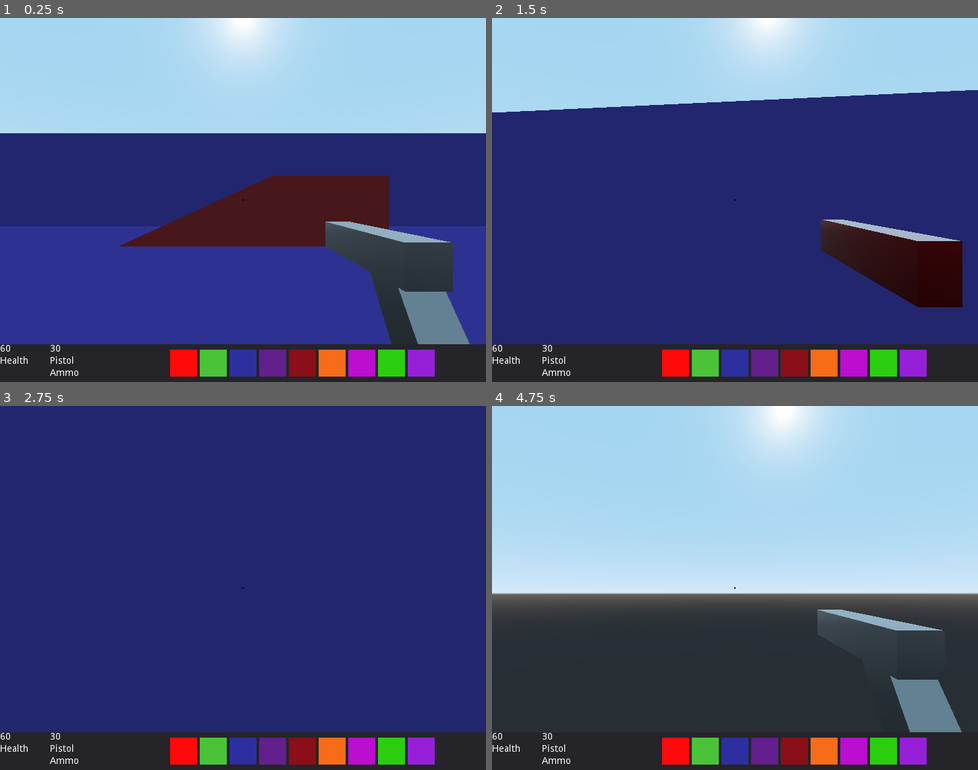
Above: before the commit, frames 1-4 (two rows, left to right).
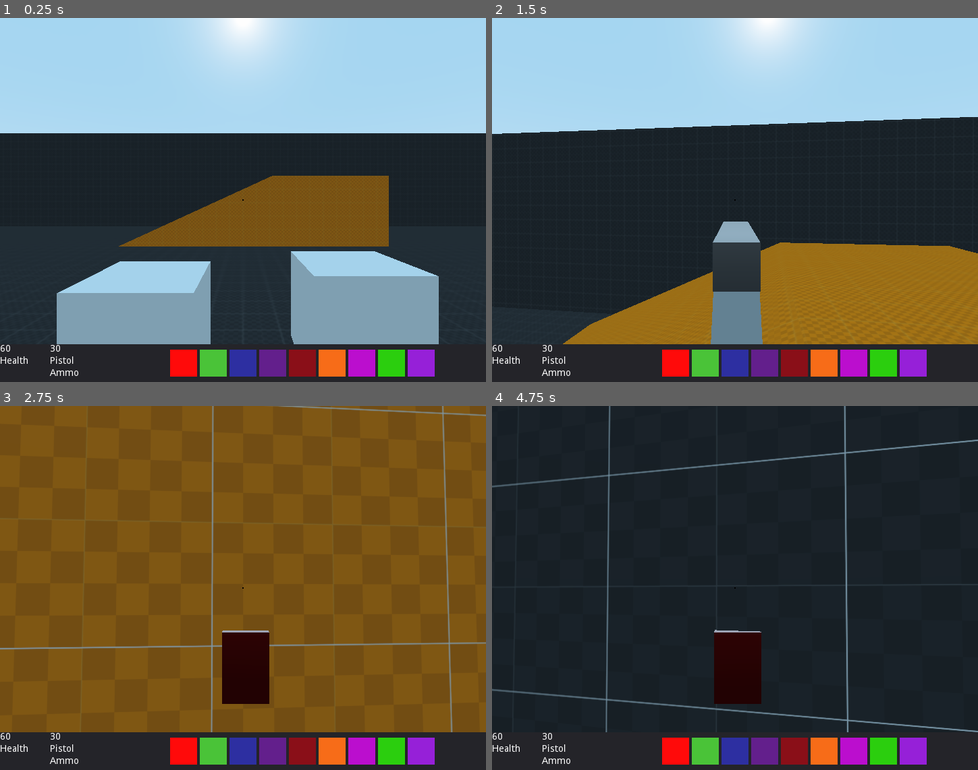
Above: after the commit, the same moments.

Repository: tipx2/RetroFPS
Game: Godot game, scene res://scenes/true_parent/true_parent.tscn
Same seed, same stepped clock (60 frames per second), same inputs: the game is played once before the commit and once after it.
Inputs (mouse positions are in pixels of both pictures, inside the frame that each line leads up to):
- Up to frame 1 (0.25 s): no input
- Up to frame 2 (1.5 s): tap Enter at 0.5 s; move the mouse to (764, 200) at 0.52 s; press the mouse at (764, 200) at 0.53 s; hold W (move_forward) from 0.53 s (still down); tap Space (jump) at 0.77 s; tap 2 (swap_to_pistol, bound only after the commit) at 0.8, 1.35 s; move the mouse to (710, 200) at 1.27 s; release the mouse at (710, 200) at 1.28 s
- Up to frame 3 (2.75 s): keep holding W (move_forward); tap Space (jump) at 1.52 s; tap 1 (swap_to_pistol, bound only before the commit) at 1.55, 2.1 s; move the mouse to (252, 580) at 2.02 s; tap 3 (swap_to_shotgun, bound only after the commit) at 2.3 s
- Up to frame 4 (4.75 s): keep holding W (move_forward); move the mouse to (730, 595) at 2.77 s; tap 3 (swap_to_shotgun, bound only after the commit) at 2.85 s; tap Space (jump) at 3.02, 3.77, 4.52 s; tap 0 at 3.05, 3.6 s; move the mouse to (769, 591) at 3.52 s; tap 4 at 3.8, 4.35 s; move the mouse to (696, 584) at 4.27 s; tap 5 at 4.55 s

The runs differ from the first frame. In frame 1, 57% of the frame differs, in the area x 0-100%, y 31-90%; in frame 2, 67%; in frame 3, 90%, in the area x 0-100%, y 0-90%; in frame 4, 64%.

Commit message:
added dummies, fists, enemies

Diff:
--- /dev/null
+++ b/assets/temp_assets/dark_grid.tres
@@ -0,0 +1,7 @@
+[gd_resource type="SpatialMaterial" load_steps=2 format=2]
+
+[ext_resource path="res://assets/temp_assets/dark_grid.png" type="Texture" id=1]
+
+[resource]
+albedo_texture = ExtResource( 1 )
+uv1_triplanar = true
--- /dev/null
+++ b/assets/temp_assets/orange_grid.tres
@@ -0,0 +1,7 @@
+[gd_resource type="SpatialMaterial" load_steps=2 format=2]
+
+[ext_resource path="res://assets/temp_assets/orange_grid.png" type="Texture" id=1]
+
+[resource]
+albedo_texture = ExtResource( 1 )
+uv1_triplanar = true
--- a/project.godot
+++ b/project.godot
@@ -8,9 +8,14 @@
 
 config_version=4
 
-_global_script_classes=[  ]
+_global_script_classes=[ {
+"base": "Node",
+"class": "CheatCodeDetector",
+"language": "GDScript",
+"path": "res://scenes/true_parent/cheat_code_detector.gd"
+} ]
 _global_script_class_icons={
-
+"CheatCodeDetector": ""
 }
 
 [application]
@@ -65,14 +70,19 @@
 "events": [ Object(InputEventMouseButton,"resource_local_to_scene":false,"resource_name":"","device":0,"alt":false,"shi …(212 unchanged characters)…
  ]
 }
-swap_to_pistol={
+swap_to_fists={
 "deadzone": 0.5,
 "events": [ Object(InputEventKey,"resource_local_to_scene":false,"resource_name":"","device":0,"alt":false,"shift":false,"control":false,"meta":false,"command":false,"pressed":false,"scancode":49,"unicode":0,"echo":false,"script":null)
  ]
 }
+swap_to_pistol={
+"deadzone": 0.5,
+"events": [ Object(InputEventKey,"resource_local_to_scene":false,"resource_name":"","device":0,"alt":false,"shift":false,"control":false,"meta":false,"command":false,"pressed":false,"scancode":50,"unicode":0,"echo":false,"script":null)
+ ]
+}
 swap_to_shotgun={
 "deadzone": 0.5,
-"events": [ Object(InputEventKey,"resource_local_to_scene":false,"resource_name":"","device":0,"alt":false,"shift":false,"control":false,"meta":false,"command":false,"pressed":false,"scancode":50,"unicode":0,"echo":false,"script":null)
+"events": [ Object(InputEventKey,"resource_local_to_scene":false,"resource_name":"","device":0,"alt":false,"shift":false,"control":false,"meta":false,"command":false,"pressed":false,"scancode":51,"unicode":0,"echo":false,"script":null)
  ]
 }
 
--- /dev/null
+++ b/scenes/enemies/dummy/dummy.gd
@@ -0,0 +1,15 @@
+extends KinematicBody
+
+onready var mesh_instance = get_node("MeshInstance")
+onready var animation_player = get_node("AnimationPlayer")
+
+var health = 100
+
+func damage(amount):
+	animation_player.play("damage")
+	health -= amount
+	if health <= 0:
+		die()
+
+func die():
+	queue_free()
--- /dev/null
+++ b/scenes/enemies/dummy/dummy.tscn
@@ -0,0 +1,45 @@
+[gd_scene load_steps=6 format=2]
+
+[ext_resource path="res://scenes/enemies/dummy/dummy.gd" type="Script" id=2]
+
+[sub_resource type="CapsuleShape" id=1]
+height = 2.0
+
+[sub_resource type="CapsuleMesh" id=2]
+mid_height = 2.0
+
+[sub_resource type="SpatialMaterial" id=3]
+albedo_color = Color( 0.901961, 0.00784314, 0.00784314, 1 )
+
+[sub_resource type="Animation" id=4]
+length = 0.1
+step = 0.01
+tracks/0/type = "value"
+tracks/0/path = NodePath("MeshInstance:rotation_degrees")
+tracks/0/interp = 1
+tracks/0/loop_wrap = true
+tracks/0/imported = false
+tracks/0/enabled = true
+tracks/0/keys = {
+"times": PoolRealArray( 0, 0.02, 0.1 ),
+"transitions": PoolRealArray( 1, 1, 1 ),
+"update": 0,
+"values": [ Vector3( 90, 0, 0 ), Vector3( 450, 0, 0 ), Vector3( 90, 0, 0 ) ]
+}
+
+[node name="KinematicBody" type="KinematicBody" groups=[
+"enemies",
+]]
+script = ExtResource( 2 )
+
+[node name="CollisionShape" type="CollisionShape" parent="."]
+transform = Transform( 1, 0, 0, 0, -1.62921e-07, -1, 0, 1, -1.62921e-07, 0, 0, 0 )
+shape = SubResource( 1 )
+
+[node name="MeshInstance" type="MeshInstance" parent="."]
+transform = Transform( 1, 0, 0, 0, -4.37114e-08, -1, 0, 1, -4.37114e-08, 0, 0, 0 )
+mesh = SubResource( 2 )
+material/0 = SubResource( 3 )
+
+[node name="AnimationPlayer" type="AnimationPlayer" parent="."]
+anims/damage = SubResource( 4 )
--- a/scenes/player/player.gd
+++ b/scenes/player/player.gd
@@ -18,7 +18,7 @@
 
 # movement
 var direction = Vector3()
-var speed = 30
+var speed = 20
 
 # gravity and jumping
 var gravity_force = 2
@@ -67,10 +67,12 @@
 	direction += -transform.basis.z * (Input.get_action_strength("move_forward") - Input.get_action_strength("move_backward"))
 
 	# weapon switching
+	if Input.is_action_just_pressed("swap_to_fists"):
+		switch_to_weapon(0)
 	if Input.is_action_just_pressed("swap_to_pistol"):
-		switch_to_weapon(0)
+		switch_to_weapon(1)
 	if Input.is_action_just_pressed("swap_to_shotgun"):
-		switch_to_weapon(1)
+		switch_to_weapon(2)
 
 	# shooting
 	for w in weapons:
--- a/scenes/player/player.tscn
+++ b/scenes/player/player.tscn
@@ -1,9 +1,10 @@
-[gd_scene load_steps=7 format=2]
+[gd_scene load_steps=8 format=2]
 
 [ext_resource path="res://scenes/player/player.gd" type="Script" id=1]
 [ext_resource path="res://scenes/weapons/pistol/pistol.tscn" type="PackedScene" id=2]
 [ext_resource path="res://scenes/weapons/shotgun/shotgun.tscn" type="PackedScene" id=3]
 [ext_resource path="res://scenes/UI/gameplay_UI/gameplay_UI.tscn" type="PackedScene" id=4]
+[ext_resource path="res://scenes/weapons/fists/fists.tscn" type="PackedScene" id=5]
 
 [sub_resource type="CapsuleShape" id=1]
 height = 2.0
@@ -28,10 +29,16 @@
 near = 0.01
 far = 8192.0
 
+[node name="fists" parent="head" groups=[
+"weapons",
+] instance=ExtResource( 5 )]
+transform = Transform( 1, 0, 0, 0, 1, 0, 0, 0, 1, -0.43036, 0.909, -1.181 )
+
 [node name="pistol" parent="head" groups=[
 "weapons",
 ] instance=ExtResource( 2 )]
 transform = Transform( -4.37114e-08, 0, 1, 0, 1, 0, -1, 0, -4.37114e-08, 0.861, 1.189, -1.832 )
+visible = false
 
 [node name="shotgun" parent="head" groups=[
 "weapons",
--- a/scenes/proto_world/proto_world.tscn
+++ b/scenes/proto_world/proto_world.tscn
@@ -1,10 +1,7 @@
 [gd_scene load_steps=3 format=2]
 
-[sub_resource type="SpatialMaterial" id=2]
-albedo_color = Color( 0.278431, 0.227451, 0.619608, 1 )
-
-[sub_resource type="SpatialMaterial" id=1]
-albedo_color = Color( 0.572549, 0.0980392, 0.0980392, 1 )
+[ext_resource path="res://assets/temp_assets/dark_grid.tres" type="Material" id=1]
+[ext_resource path="res://assets/temp_assets/orange_grid.tres" type="Material" id=2]
 
 [node name="proto" type="Spatial"]
 
@@ -16,6 +13,7 @@
 width = 72.7713
 height = 21.6156
 depth = 72.0803
+material = ExtResource( 1 )
 
 [node name="CSGBox2" type="CSGBox" parent="CSGCombiner"]
 transform = Transform( 1, 0, 0, 0, 1, 0, 0, 0, 1, 0, 10.3411, 0 )
@@ -23,12 +21,29 @@
 width = 69.5909
 height = 21.2907
 depth = 69.5202
-material = SubResource( 2 )
+material = ExtResource( 1 )
 
 [node name="CSGPolygon" type="CSGPolygon" parent="CSGCombiner"]
 transform = Transform( 2.177, 0, 0, 0, 1, 0, 0, 0, 13.8, 0, -0.997583, -19.457 )
 polygon = PoolVector2Array( -5, 0, 1, 6, 5, 6, 5, 0 )
-material = SubResource( 1 )
+material = ExtResource( 2 )
 
 [node name="playerPosition" type="Position3D" parent="."]
 transform = Transform( 1, 0, 0, 0, 1, 0, 0, 0, 1, 0, 1.79083, 0 )
+
+[node name="enemies" type="Spatial" parent="."]
+
+[node name="dummyPosition" type="Position3D" parent="enemies" groups=[
+"dummy_pos",
+]]
+transform = Transform( 1, 0, 0, 0, 1, 0, 0, 0, 1, -15.7941, 3.07338, 0 )
+
+[node name="dummyPosition2" type="Position3D" parent="enemies" groups=[
+"dummy_pos",
+]]
+transform = Transform( 1, 0, 0, 0, 1, 0, 0, 0, 1, -3.49869, 3.07338, 17.6615 )
+
+[node name="dummyPosition3" type="Position3D" parent="enemies" groups=[
+"dummy_pos",
+]]
+transform = Transform( 1, 0, 0, 0, 1, 0, 0, 0, 1, 19.1912, 3.07338, -5.25684 )
--- /dev/null
+++ b/scenes/true_parent/cheat_code_detector.gd
@@ -0,0 +1,62 @@
+class_name CheatCodeDetector
+extends Node
+"""
+Detects when the player enters cheat codes.
+When the player types a key, this class checks whether the user finished typing a cheat code. If a cheat code was
+typed, this class emits a signal which can be used to activate the cheat code. Any gameplay effects and sound effects
+are the responsibility of the class receiving the signal.
+"""
+
+# Signal emitted when a cheat is entered.
+signal cheat_detected
+
+# The maximum length of cheat codes. Entered keys are stored in a buffer, and we don't want the buffer to grow to a
+# ridiculous size.
+const MAX_LENGTH := 32
+
+# Dictionary of key scancodes used in cheat codes, and their alphanumeric representation.
+const CODE_KEYS := {
+	KEY_SPACE:" ", KEY_APOSTROPHE:"'", KEY_COMMA:",", KEY_MINUS:"-", KEY_PERIOD:".", KEY_SLASH:"/",
+	KEY_0:"0", KEY_1:"1", KEY_2:"2", KEY_3:"3", KEY_4:"4", KEY_5:"5", KEY_6:"6", KEY_7:"7", KEY_8:"8", KEY_9:"9",
+	KEY_SEMICOLON:";", KEY_EQUAL:"=",
+
+	KEY_A:"a", KEY_B:"b", KEY_C:"c", KEY_D:"d", KEY_E:"e", KEY_F:"f", KEY_G:"g", KEY_H:"h", KEY_I:"i",
+	KEY_J:"j", KEY_K:"k", KEY_L:"l", KEY_M:"m", KEY_N:"n", KEY_O:"o", KEY_P:"p", KEY_Q:"q", KEY_R:"r",
+	KEY_S:"s", KEY_T:"t", KEY_U:"u", KEY_V:"v", KEY_W:"w", KEY_X:"x", KEY_Y:"y", KEY_Z:"z",
+
+	KEY_BRACELEFT:"[", KEY_BACKSLASH:"\\", KEY_BRACERIGHT:"]", KEY_QUOTELEFT:"`"
+}
+
+# List of cheat codes. Cheat codes should be lower-case, and should not be contained within one another or the shorter
+# cheat code will take precedence.
+export (Array, String) var codes := ["waring"]
+
+# Buffer of key strings which were previously pressed.
+var _previous_keypresses: String = ""
+
+"""
+Processes an input event, delegating to the appropriate 'key_pressed', 'key_just_pressed', 'key_released',
+'key_just_released' functions.
+"""
+func _input(event: InputEvent) -> void:
+	if event is InputEventKey and event.scancode in CODE_KEYS:
+		var key_string: String = CODE_KEYS[event.scancode]
+		if event.pressed and not event.is_echo():
+			_key_just_pressed(key_string)
+
+
+"""
+Called for the first frame when a key is pressed.
+
+Parameters:
+	'key_string': An single-character alphanumeric representation of the pressed key
+"""
+func _key_just_pressed(key_string: String) -> void:
+	_previous_keypresses += key_string
+	# remove the oldest keypresses so the buffer doesn't grow infinitely
+	_previous_keypresses = _previous_keypresses.right(_previous_keypresses.length() - MAX_LENGTH)
+	for code in codes:
+		if code == _previous_keypresses.right(_previous_keypresses.length() - code.length()):
+			# Clear the keypress buffer, otherwise a keypress could count towards two different cheats
+			_previous_keypresses = ""
+			emit_signal("cheat_detected", code)
--- a/scenes/true_parent/true_parent.gd
+++ b/scenes/true_parent/true_parent.gd
@@ -2,6 +2,7 @@
 
 var player = load("res://scenes/player/player.tscn")
 var proto_world = load("res://scenes/proto_world/proto_world.tscn")
+var dummy = load("res://scenes/enemies/dummy/dummy.tscn")
 
 func _ready():
 	var player_instance = player.instance()
@@ -9,3 +10,10 @@
 	instance_world.add_child(player_instance)
 	add_child(instance_world)
 	get_node("proto").get_node("player").global_transform.origin = get_node("proto").get_node("playerPosition").global_transform.origin
+	for dummypos in get_tree().get_nodes_in_group("dummy_pos"):
+		create_dummy(dummypos.global_transform)
+
+func create_dummy(pos):
+	var dummy_instance = dummy.instance()
+	dummy_instance.set_global_transform(pos)
+	add_child(dummy_instance)
--- a/scenes/true_parent/true_parent.tscn
+++ b/scenes/true_parent/true_parent.tscn
@@ -1,8 +1,12 @@
-[gd_scene load_steps=2 format=2]
+[gd_scene load_steps=3 format=2]
 
 [ext_resource path="res://scenes/true_parent/true_parent.gd" type="Script" id=1]
+[ext_resource path="res://scenes/true_parent/cheat_code_detector.gd" type="Script" id=2]
 
 [node name="Node" type="Node"]
 script = ExtResource( 1 )
 
 [node name="menuSoundtrack" type="AudioStreamPlayer" parent="."]
+
+[node name="cheat_code_detector" type="Node" parent="."]
+script = ExtResource( 2 )
--- a/scenes/weapon_projectiles/pistol_projectile/pistol_projectile.gd
+++ b/scenes/weapon_projectiles/pistol_projectile/pistol_projectile.gd
@@ -13,6 +13,8 @@
 func _physics_process(delta):
 	collision_info = move_and_collide(direction.normalized() * proj_speed)
 	if collision_info:
+		if collision_info.collider.is_in_group("enemies"):
+			collision_info.collider.damage(34)
 		queue_free()
 
 func _on_death_timer_timeout():
--- a/scenes/weapon_projectiles/shotgun_projectile/shotgun_projectile.gd
+++ b/scenes/weapon_projectiles/shotgun_projectile/shotgun_projectile.gd
@@ -17,6 +17,8 @@
 func _physics_process(delta):
 	collision_info = move_and_collide(direction.normalized() * proj_speed)
 	if collision_info:
+		if collision_info.collider.is_in_group("enemies"):
+			collision_info.collider.damage(10)
 		queue_free()
 
 func _on_death_timer_timeout():
--- a/scenes/weapon_projectiles/shotgun_projectile/shotgun_projectile.tscn
+++ b/scenes/weapon_projectiles/shotgun_projectile/shotgun_projectile.tscn
@@ -23,11 +23,10 @@
 
 [node name="MeshInstance" type="MeshInstance" parent="."]
 mesh = SubResource( 1 )
-material/0 = SubResource( 3 )
+material/0 = SubResource( 2 )
 
 [node name="CollisionShape" type="CollisionShape" parent="."]
-shape = SubResource( 2 )
-disabled = true
+shape = SubResource( 3 )
 
 [node name="death_timer" type="Timer" parent="."]
 wait_time = 5.0
--- /dev/null
+++ b/scenes/weapons/fists/fists.gd
@@ -0,0 +1,17 @@
+extends Spatial
+
+onready var animation_player = get_node("AnimationPlayer")
+onready var hitbox = get_node("hitbox")
+
+var fist = "right"
+
+func shoot():
+	if Input.is_action_pressed("shoot") and !animation_player.is_playing():
+		animation_player.play(fist + "_hook")
+		for body in hitbox.get_overlapping_bodies():
+			if body.is_in_group("enemies"):
+				body.damage(20)
+		if fist == "right":
+			fist = "left"
+		else:
+			fist = "right"
--- /dev/null
+++ b/scenes/weapons/fists/fists.tscn
@@ -0,0 +1,67 @@
+[gd_scene load_steps=6 format=2]
+
+[ext_resource path="res://scenes/weapons/fists/fists.gd" type="Script" id=1]
+
+[sub_resource type="CubeMesh" id=1]
+size = Vector3( 0.5, 0.5, 0.5 )
+
+[sub_resource type="BoxShape" id=2]
+extents = Vector3( 1.5536, 1.24069, 3.24637 )
+
+[sub_resource type="Animation" id=3]
+resource_name = "left_hook"
+length = 0.5
+step = 0.01
+tracks/0/type = "value"
+tracks/0/path = NodePath("left_fist:translation")
+tracks/0/interp = 1
+tracks/0/loop_wrap = true
+tracks/0/imported = false
+tracks/0/enabled = true
+tracks/0/keys = {
+"times": PoolRealArray( 0, 0.1, 0.15, 0.5 ),
+"transitions": PoolRealArray( 1, 1, 1, 1 ),
+"update": 0,
+"values": [ Vector3( 0, 0, -0.0199831 ), Vector3( 0, 0, 0.111 ), Vector3( 0, 0, -0.306 ), Vector3( 0, 0, -0.0199831 ) ]
+}
+
+[sub_resource type="Animation" id=4]
+resource_name = "right_hook"
+length = 0.5
+step = 0.01
+tracks/0/type = "value"
+tracks/0/path = NodePath("right_fist:translation")
+tracks/0/interp = 1
+tracks/0/loop_wrap = true
+tracks/0/imported = false
+tracks/0/enabled = true
+tracks/0/keys = {
+"times": PoolRealArray( 0, 0.1, 0.15, 0.5 ),
+"transitions": PoolRealArray( 1, 1, 1, 1 ),
+"update": 0,
+"values": [ Vector3( 0.965446, 0.0345961, -0.113525 ), Vector3( 0.965, 0.035, 0.111 ), Vector3( 0.965, 0.035, -0.306 ), Vector3( 0.965446, 0.0345961, -0.113525 ) ]
+}
+
+[node name="fists" type="Spatial"]
+script = ExtResource( 1 )
+
+[node name="left_fist" type="MeshInstance" parent="."]
+transform = Transform( 1, 0, 0, 0, 1, 0, 0, 0, 1, 0, 0, -0.0199831 )
+mesh = SubResource( 1 )
+material/0 = null
+
+[node name="right_fist" type="MeshInstance" parent="."]
+transform = Transform( 1, 0, 0, 0, 1, 0, 0, 0, 1, 0.965446, 0.0345961, -0.113525 )
+mesh = SubResource( 1 )
+material/0 = null
+
+[node name="hitbox" type="Area" parent="."]
+monitorable = false
+
+[node name="CollisionShape" type="CollisionShape" parent="hitbox"]
+transform = Transform( 1, 0, 0, 0, 1, 0, 0, 0, 1, 0.434597, -0.277344, -2.99174 )
+shape = SubResource( 2 )
+
+[node name="AnimationPlayer" type="AnimationPlayer" parent="."]
+anims/left_hook = SubResource( 3 )
+anims/right_hook = SubResource( 4 )
--- a/scenes/weapons/pistol/pistol.tscn
+++ b/scenes/weapons/pistol/pistol.tscn
@@ -34,17 +34,17 @@
 script = ExtResource( 1 )
 
 [node name="MeshInstance" type="MeshInstance" parent="."]
-transform = Transform( 1, 0, 0, 0, 1, 0, 0, 0, 1, -0.0423017, 0, -1.84906e-09 )
+transform = Transform( 1, 0, 0, 0, 1, 0, 0, 0, 1, -0.0423017, 0, -0.853675 )
 mesh = SubResource( 1 )
 material/0 = SubResource( 2 )
 
 [node name="MeshInstance2" type="MeshInstance" parent="."]
-transform = Transform( 0.591732, -0.806135, -1.7846e-08, 0.806135, 0.591732, 3.52373e-08, -1.7846e-08, -3.52373e-08, 1, -0.492948, -0.194134, -2.15474e-08 )
+transform = Transform( 0.591732, -0.806135, -1.7846e-08, 0.806135, 0.591732, 3.52373e-08, -1.7846e-08, -3.52373e-08, 1, -0.492948, -0.194134, -0.853675 )
 mesh = SubResource( 3 )
 material/0 = SubResource( 2 )
 
 [node name="muzzle" type="Position3D" parent="."]
-transform = Transform( 1, 0, 0, 0, 1, 0, 0, 0, 1, 0.607366, 0, 2.65488e-08 )
+transform = Transform( 1, 0, 0, 0, 1, 0, 0, 0, 1, 0.607366, 0, -0.874664 )
 
 [node name="AnimationPlayer" type="AnimationPlayer" parent="."]
 anims/shoot = SubResource( 4 )
--- a/scenes/weapons/shotgun/shotgun.gd
+++ b/scenes/weapons/shotgun/shotgun.gd
@@ -12,7 +12,7 @@
 func shoot():
 	if Input.is_action_just_pressed("shoot") and !animation_player.is_playing():
 		animation_player.play("shoot")
-		for x in range(6):
+		for _x in range(10):
 			add_pellet(-muzzle.global_transform.basis.z)
 
 func add_pellet(dir):
--- a/scenes/weapons/shotgun/shotgun.tscn
+++ b/scenes/weapons/shotgun/shotgun.tscn
@@ -21,21 +21,22 @@
 tracks/0/imported = false
 tracks/0/enabled = true
 tracks/0/keys = {
-"times": PoolRealArray( 0, 0.06, 0.3 ),
+"times": PoolRealArray( 0, 0.02, 0.4 ),
 "transitions": PoolRealArray( 1, 1, 1 ),
 "update": 0,
-"values": [ Vector3( 0, 0, 0 ), Vector3( 0, 0, 0.177 ), Vector3( 0, 0, 0 ) ]
+"values": [ Vector3( -0.844879, 0, 0 ), Vector3( -0.845, 0, 0.1 ), Vector3( -0.844879, 0, 0 ) ]
 }
 
 [node name="shotgun" type="Spatial"]
 script = ExtResource( 1 )
 
 [node name="MeshInstance" type="MeshInstance" parent="."]
+transform = Transform( 1, 0, 0, 0, 1, 0, 0, 0, 1, -0.844974, 0, 0.0789474 )
 mesh = SubResource( 1 )
 material/0 = SubResource( 2 )
 
 [node name="muzzle" type="Position3D" parent="."]
-transform = Transform( 1, 0, 0, 0, 1, 0, 0, 0, 1, 0, 0, -0.64256 )
+transform = Transform( 1, 0, 0, 0, 1, 0, 0, 0, 1, -0.847828, 0, -0.64256 )
 
 [node name="AnimationPlayer" type="AnimationPlayer" parent="."]
 anims/shoot = SubResource( 3 )
Binary file added: assets/temp_assets/dark_grid.png
Not shown, added: assets/temp_assets/dark_grid.png.import
Binary file added: assets/temp_assets/orange_grid.png
Not shown, added: assets/temp_assets/orange_grid.png.import
Not shown: 2 places in scenes/weapon_projectiles/shotgun_projectile/shotgun_projectile.tscn that only renumber resources
